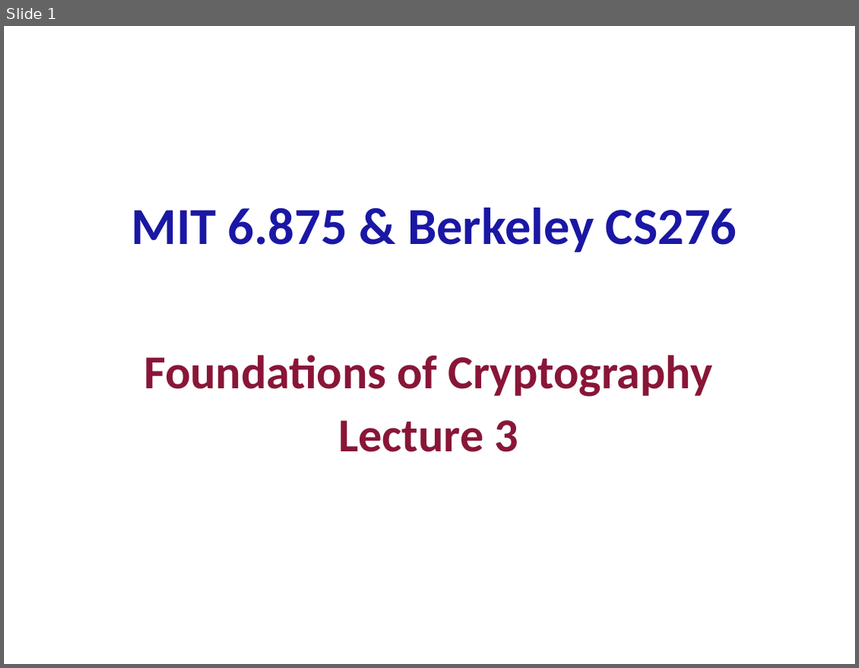
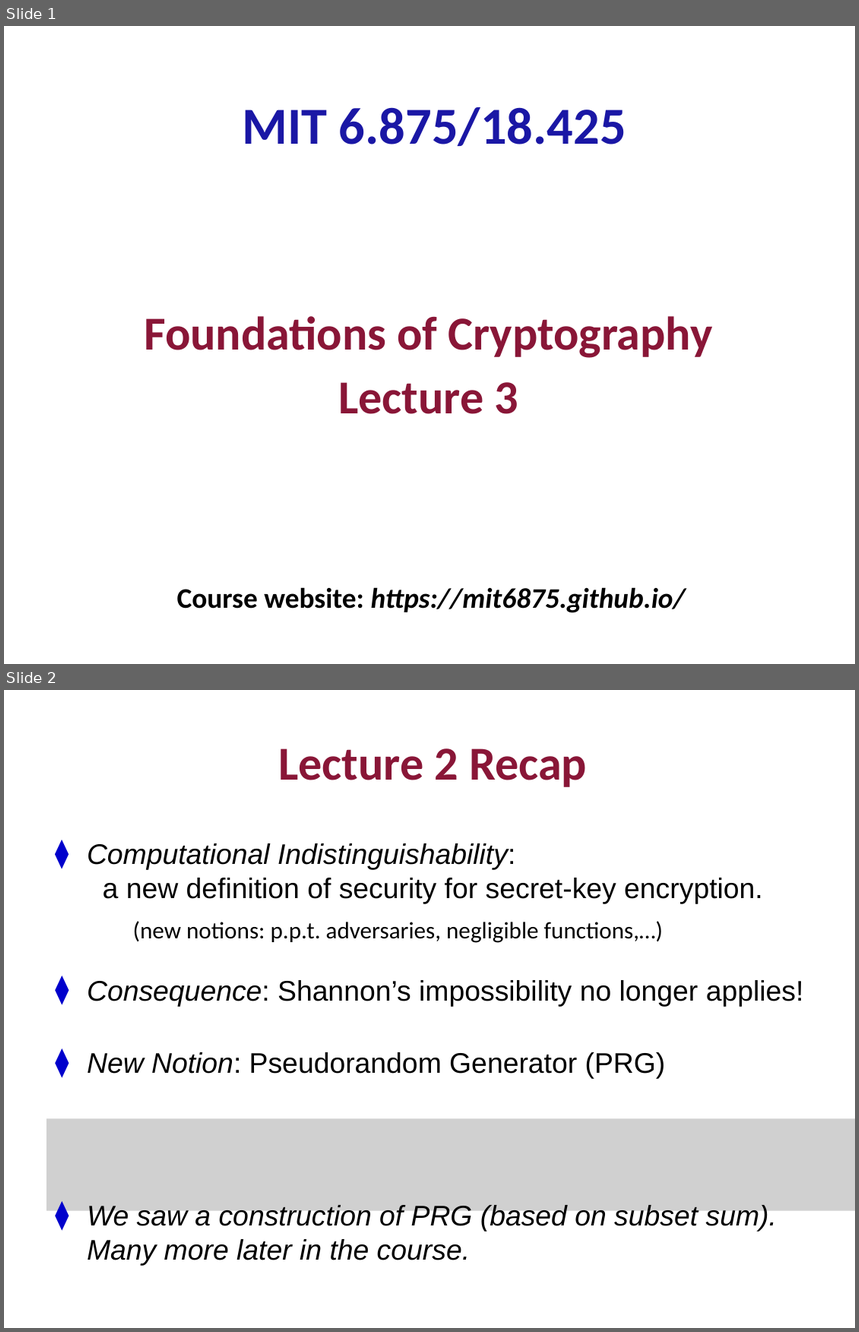
Before and after one commit to mit6875/mit6875.github.io, a slide deck: SLIDES/lec3.pptx. Shown one above the other, each under a label of ours: slide 1 before the commit, slides 1 and 2 after it. The pictures are 859x668 and 859x1332 pixels, drawn with LibreOffice and Linux fonts; fonts in the diff are those of the drawing; grey boxes stand for pictures. Boxes give left, top, right and bottom in pixels: in the first picture for what was removed or moved away, otherwise in the second. Text is boxed around its words. In the diff, an @@ line names an element or a change of style, - is before the commit and + after.

```diff
--- a/SLIDES/lec3.pptx
+++ b/SLIDES/lec3.pptx
@@ slide 2 added at [4,690,855,1328], background #FFFFFF @@
@@ subtitle added at [278,749,587,787], 40 pt, text #891637, bold @@
+Lecture 2 Recap
@@ text added at [87,844,763,904], 24 pt, text #000000 @@
+⧫ Computational Indistinguishability:
+  a new definition of security for secret-key encryption.
@@ text added at [133,921,663,943], 20 pt, text #000000 @@
+(new notions: p.p.t. adversaries, negligible functions,…)
@@ text added at [87,980,804,1006], 24 pt, text #000000 @@
+⧫ Consequence: Shannon’s impossibility no longer applies!
@@ text added at [87,1053,666,1079], 24 pt, text #000000 @@
+⧫ New Notion: Pseudorandom Generator (PRG)
@@ picture added at [47,1119,855,1211] @@
@@ text added at [87,1204,777,1265], 24 pt, text #000000, italic @@
+⧫ We saw a construction of PRG (based on subset sum). Many more later in the course.
@@ slide 1 changed as well @@
@@ text at [243,107,626,146]: text changed @@
-MIT 6.875 & Berkeley CS276
+MIT 6.875/18.425
@@ text "Foundations of Cryptography": place and size @@
-text "Foundations of Cryptography" at [144,355,713,397]
+text "Foundations of Cryptography" at [144,316,713,358]
@@ text "Lecture 3": place and size @@
-text "Lecture 3" at [338,420,518,452]
+text "Lecture 3" at [338,382,518,414]
@@ text added at [177,588,686,613], 24 pt, text #000000, bold, italic @@
+Course website: https://mit6875.github.io/
```
Also in this commit, not shown: 2 other slides changed, 40 other slides added, 40 slides removed, 1 other file.
